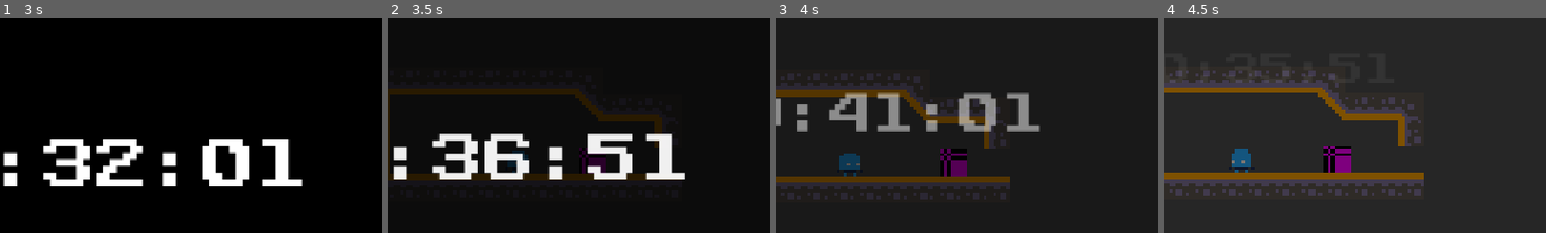
Above: before the commit, frames 1-4 (left to right).
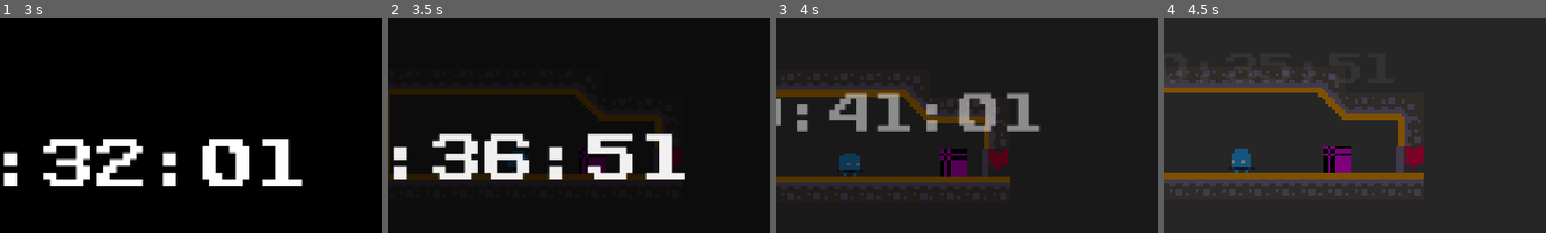
Above: after the commit, the same moments.

Repository: GameJam-NACRE/GMTK-2026
Game: Godot game, scene res://main.tscn
Same seed, same stepped clock (60 frames per second), same inputs: the game is played once before the commit and once after it.
Inputs:
- Up to frame 1 (3 s): tap Enter at 0.5 s; hold D (move_right) 0.53-2.03 s; tap P at 0.6, 2.1 s; tap W (move_up) at 0.77, 1.52 s; tap O at 1.35, 2.85 s; hold A (move_left) 2.03-2.78 s; hold D (move_right) from 2.78 s (still down)
- Up to frame 2 (3.5 s): keep holding D (move_right); tap W (move_up) at 3.02 s
- Up to frame 3 (4 s): keep holding D (move_right); tap P at 3.6 s; tap W (move_up) at 3.77 s
- Up to frame 4 (4.5 s): release D (move_right) at 4.28 s; hold A (move_left) from 4.28 s (still down); tap O at 4.35 s
The pictures show only the part of the screen within x 37-87%, y 17-67%; the shares and areas given below are measured in that part.

Frame 1 is identical in both runs. In frame 2, 0.2% of the frame differs, in the area x 74-77%, y 60-70%; in frame 3, 0.6%; in frame 4, 0.6%, in the area x 60-68%, y 59-72%.

Commit message:
ajout sprite flag

Diff:
--- a/scenes/levels/components/flag_area.tscn
+++ b/scenes/levels/components/flag_area.tscn
@@ -1,15 +1,24 @@
 [gd_scene format=3 uid="uid://dtpj0mi1s2763"]
 
 [ext_resource type="Script" uid="uid://7gwjgqdwmiql" path="res://src/levels/components/flag_area.gd" id="1_1bnsv"]
+[ext_resource type="Texture2D" uid="uid://bgcevghkedboj" path="res://assets/pico-8 assets/img/tilemap_packed.png" id="2_url4l"]
 
 [sub_resource type="RectangleShape2D" id="RectangleShape2D_iyc1q"]
+
+[sub_resource type="AtlasTexture" id="AtlasTexture_15vnu"]
+atlas = ExtResource("2_url4l")
+region = Rect2(104, 32, 8, 8)
 
 [node name="FlagArea" type="Area2D" unique_id=336358493]
 script = ExtResource("1_1bnsv")
 
 [node name="CollisionShape2D" type="CollisionShape2D" parent="." unique_id=587677419]
+scale = Vector2(2, 2)
 shape = SubResource("RectangleShape2D_iyc1q")
 
 [node name="Sprite2D" type="Sprite2D" parent="." unique_id=1791036243]
+texture_filter = 1
+scale = Vector2(5, 5)
+texture = SubResource("AtlasTexture_15vnu")
 
 [connection signal="body_entered" from="." to="." method="_on_body_entered"]
